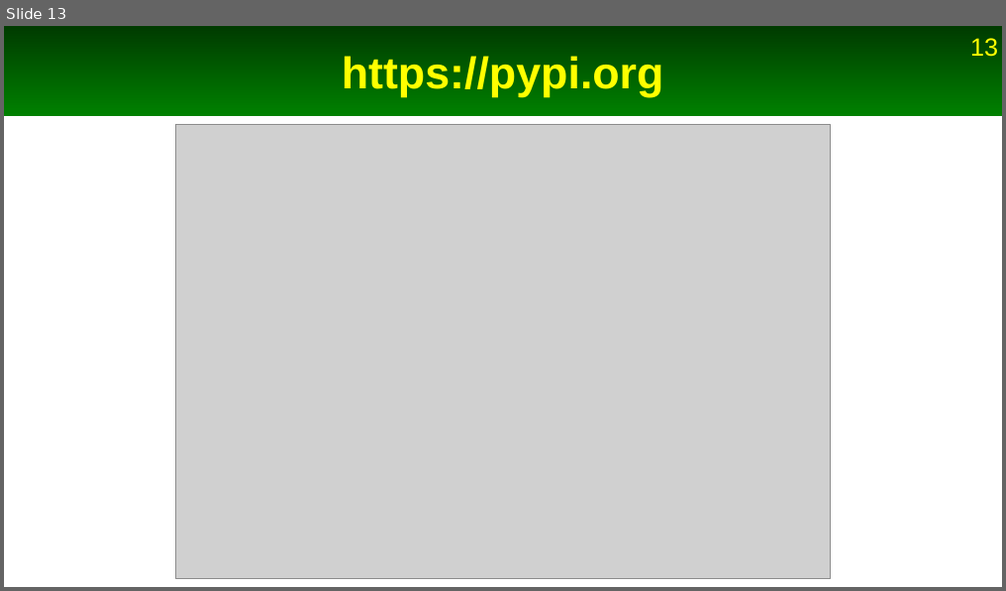
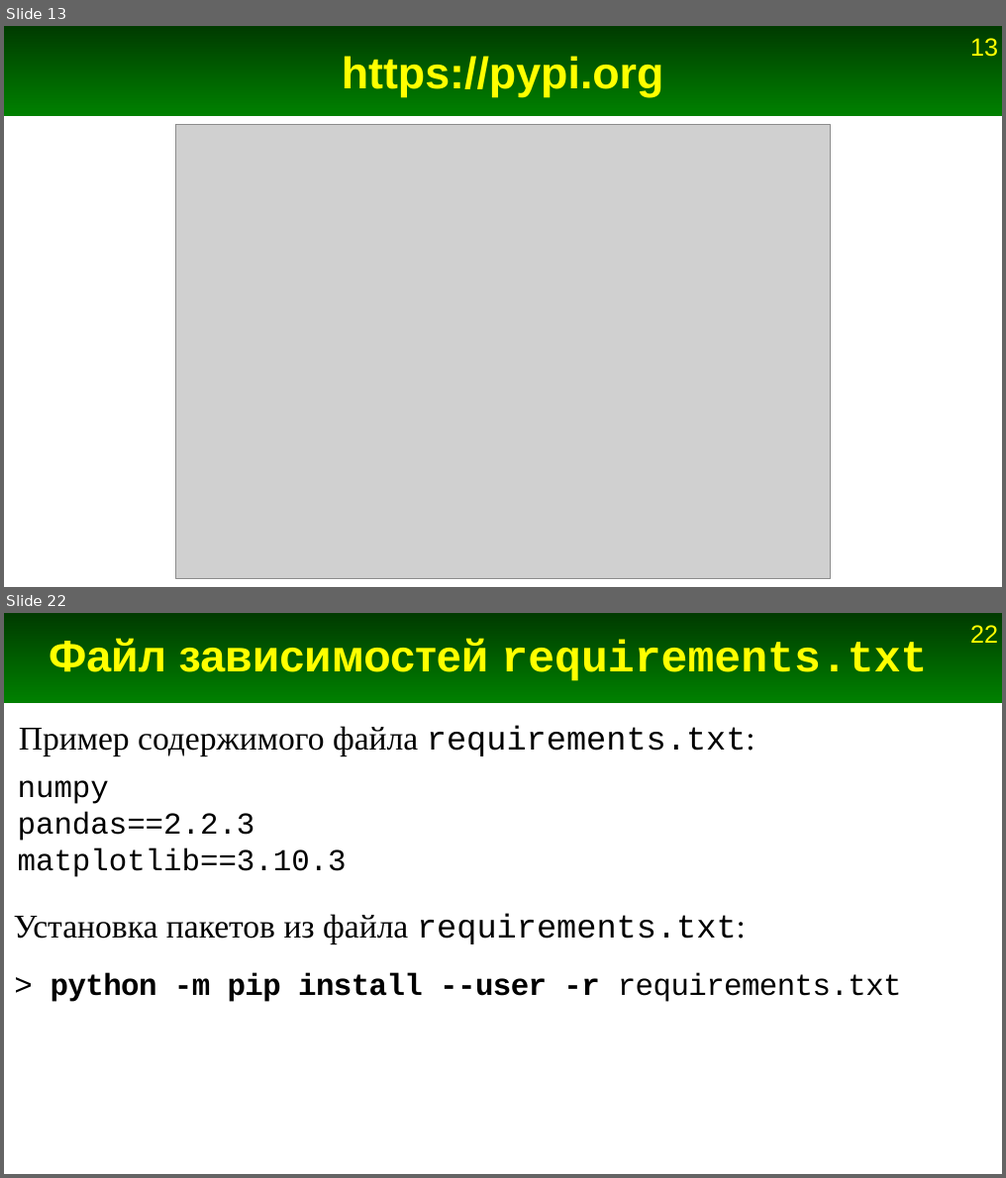
Before and after one commit to Jenyay/python-lectures, a slide deck: presentations/13. Modules.odp. Shown one above the other, each under a label of ours: slide 13 before the commit, slides 13 and 22 after it; the slides between them are not shown. The pictures are 1006x591 and 1006x1178 pixels, drawn with LibreOffice and Linux fonts; fonts in the diff are those of the drawing; grey boxes stand for pictures. Boxes give left, top, right and bottom in pixels: in the first picture for what was removed or moved away, otherwise in the second. Text is boxed around its words. In the diff, an @@ line names an element or a change of style, - is before the commit and + after.

```diff
--- a/presentations/13. Modules.odp
+++ b/presentations/13. Modules.odp
@@ slide 22 added at [4, 613, 1002, 1174], background #FFFFFF; not listed: 2 template elements that a slide beside it also shows @@
@@ title added at [49, 638, 927, 681], 32 pt, text #FFFF00, bold @@
+Файл зависимостей requirements.txt
@@ text added at [19, 726, 755, 757], 24 pt, text #000000 @@
+Пример содержимого файла requirements.txt:
@@ text added at [18, 780, 347, 877], 22 pt, text #000000 @@
+numpy
+pandas==2.2.3
+matplotlib==3.10.3
@@ text added at [14, 913, 746, 945], 24 pt, text #000000 @@
+Установка пакетов из файла requirements.txt:
@@ text added at [51, 973, 902, 1002], 22 pt, text #000000, bold @@
+> python -m pip install --user -r requirements.txt
```
Also in this commit, not shown: 6 slides changed, 12 other slides added, 1 other file.
